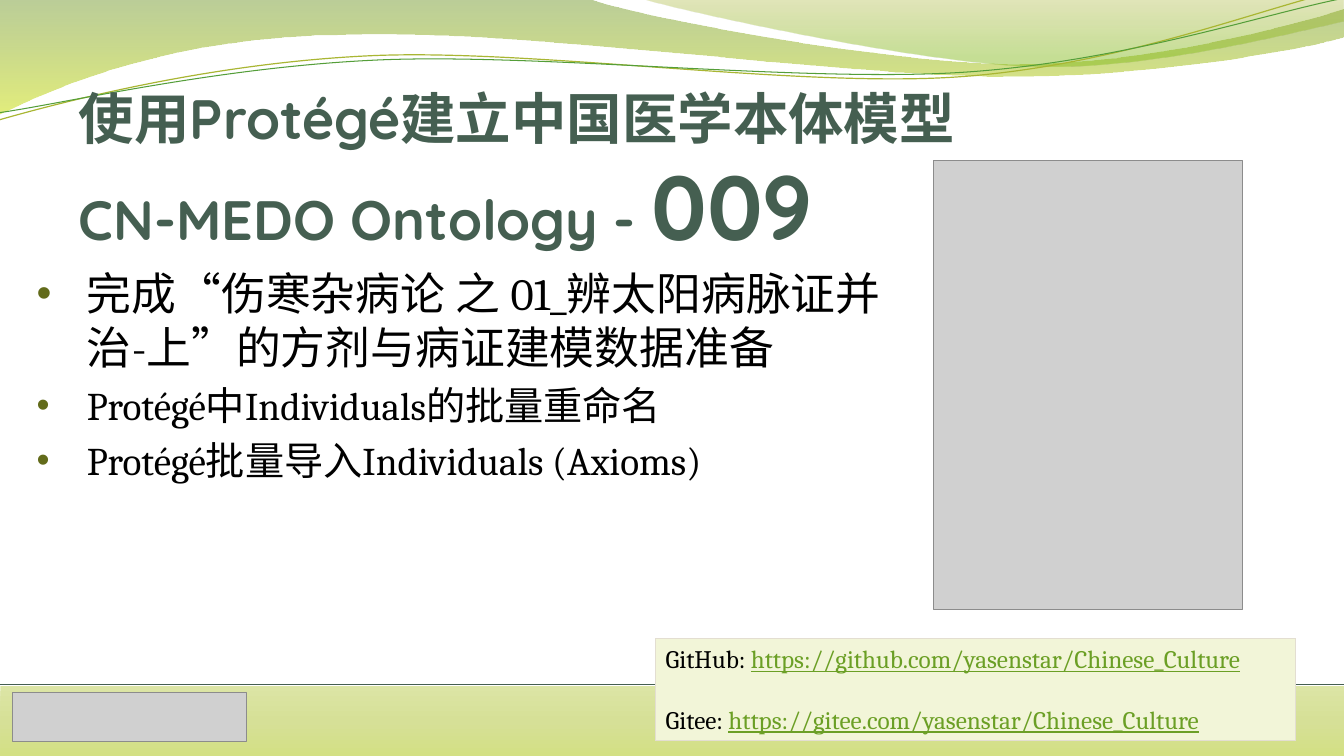
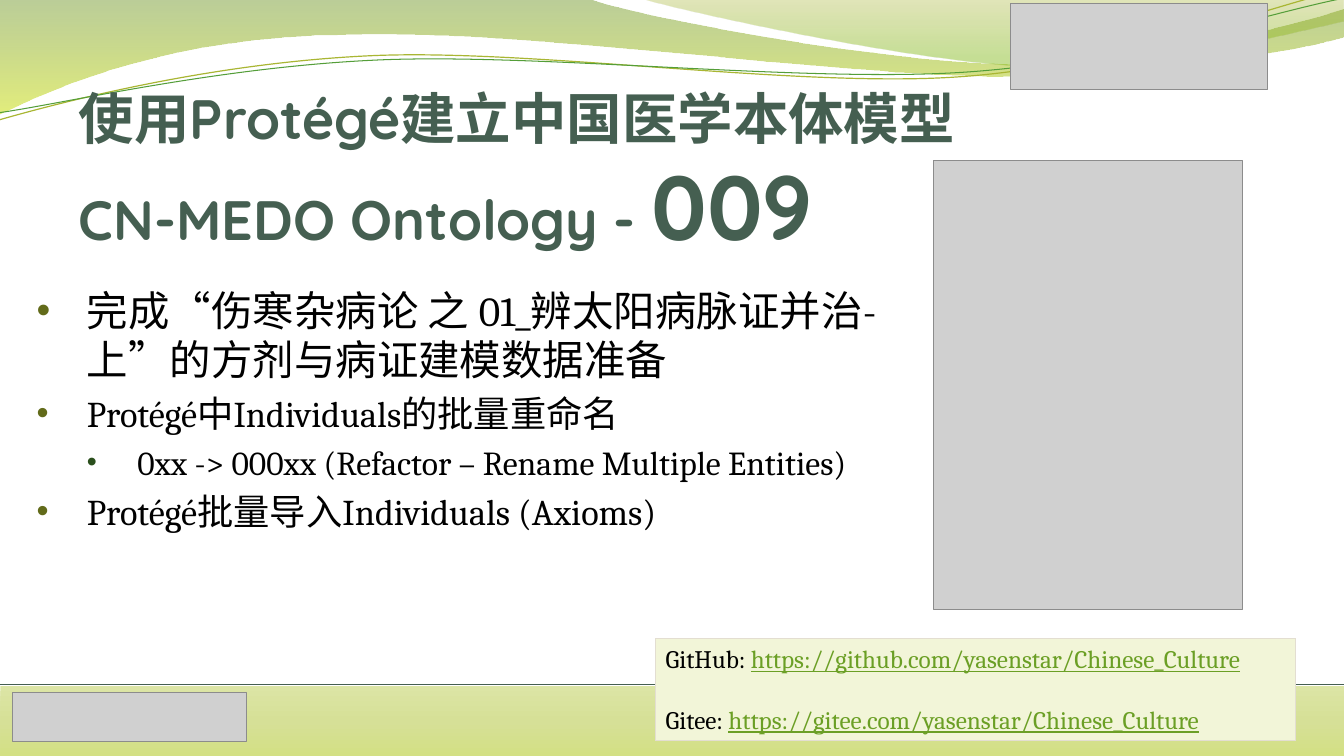
Before and after one commit to yasenstar/Chinese_Culture, a slide deck: slide 10 of 使用Protégé建立中国传统医学本体模型.pptx. Drawn at 1344x756 pixels with LibreOffice and Linux fonts; fonts in the diff are those of the drawing; grey boxes stand for pictures. Boxes give left, top, right and bottom in pixels: in the first picture for what was removed or moved away, otherwise in the second. Text is boxed around its words. In the diff, an @@ line names an element or a change of style, - is before the commit and + after.

```diff
--- a/使用Protégé建立中国传统医学本体模型.pptx
+++ b/使用Protégé建立中国传统医学本体模型.pptx
@@ picture added at <box>1011,3,1268,90</box> @@
@@ text "完成“伤寒杂病论 之 01_辨太阳病脉证并治-上”的方剂与病证建模数据准备": place and size @@
-text "完成“伤寒杂病论 之 01_辨太阳病脉证并治-上”的方剂与病证建模数据准备" at <box>87,272,881,484</box>
+text "完成“伤寒杂病论 之 01_辨太阳病脉证并治-上”的方剂与病证建模数据准备" at <box>87,291,876,533</box>
@@ text at <box>87,291,876,533</box>: size 32 to 29.6 pt in "完成“伤寒杂病论 之 01_辨太阳病脉证并治-上”的方剂与病证建模数据准备"; size 28 to 25.9 pt in "Protégé中Individuals的批量重命名", "Protégé批量导入Individuals (Axioms)" @@
@@ text at <box>137,451,846,482</box>: paragraph added @@
+  • 0xx -> 000xx (Refactor – Rename Multiple Entities)
```
Also in this commit, not shown: 1 other file.
